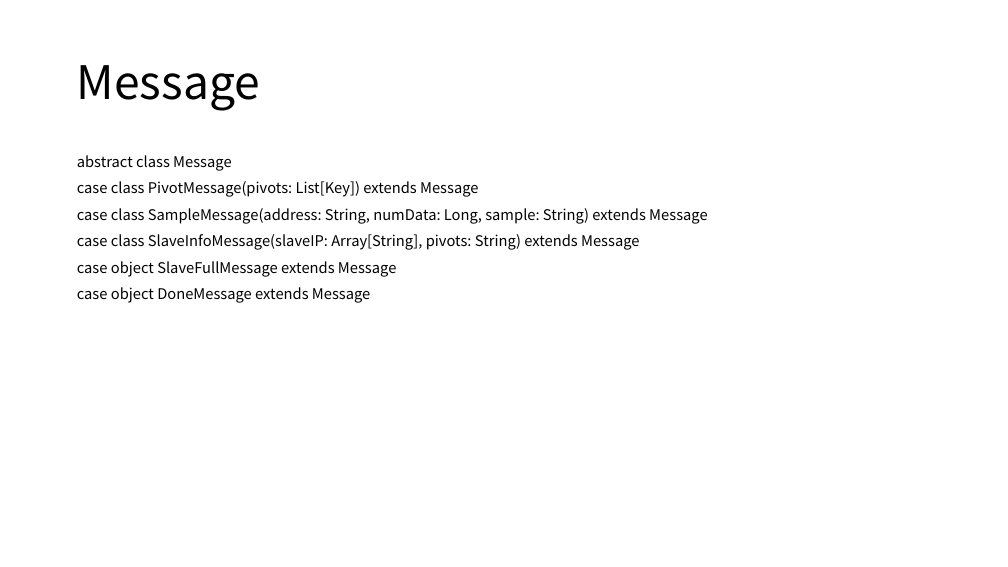
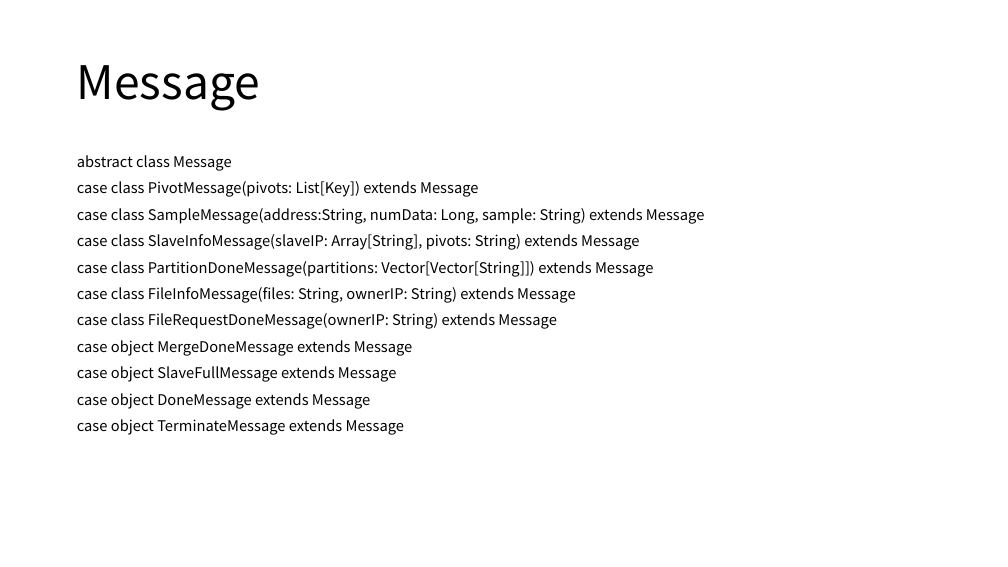
Before and after one commit to Eyebrowmoon/CS490, a slide deck: slide 4 of project.pptx. Drawn at 1008x567 pixels with LibreOffice and Linux fonts; fonts in the diff are those of the drawing. Boxes give left, top, right and bottom in pixels: in the first picture for what was removed or moved away, otherwise in the second. Text is boxed around its words. In the diff, an @@ line names an element or a change of style, - is before the commit and + after.

```diff
--- a/project.pptx
+++ b/project.pptx
@@ text at (77,208,704,224): spaces changed @@
-case class SampleMessage(address: String, numData: Long, sample: String) extends Message
+case class SampleMessage(address:String, numData: Long, sample: String) extends Message
@@ text at (77,261,653,356): paragraphs added @@
+case class PartitionDoneMessage(partitions: Vector[Vector[String]]) extends Message
+case class FileInfoMessage(files: String, ownerIP: String) extends Message
+case class FileRequestDoneMessage(ownerIP: String) extends Message
+case object MergeDoneMessage extends Message
@@ text at (77,419,404,435): paragraph added @@
+case object TerminateMessage extends Message
```
Also in this commit, not shown: 6 other slides changed, 1 slide added, 2 slides removed, 11 other files.
